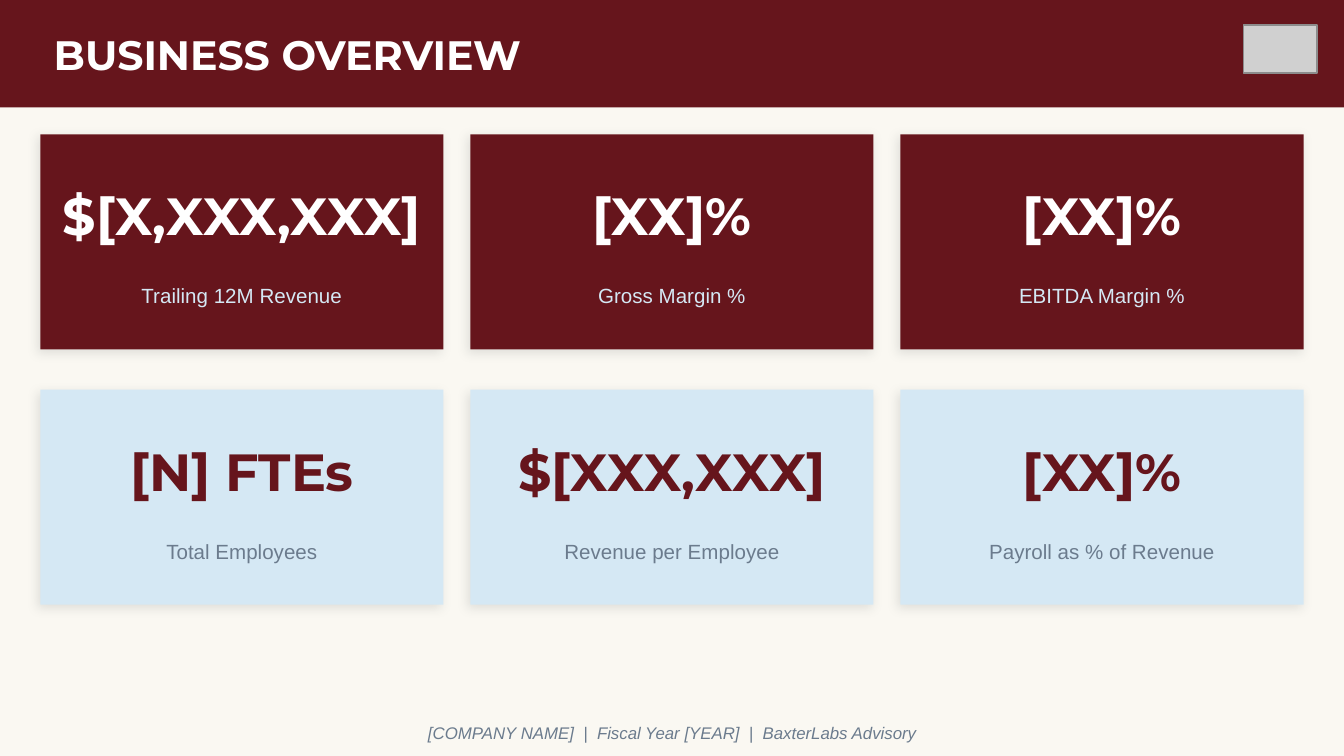
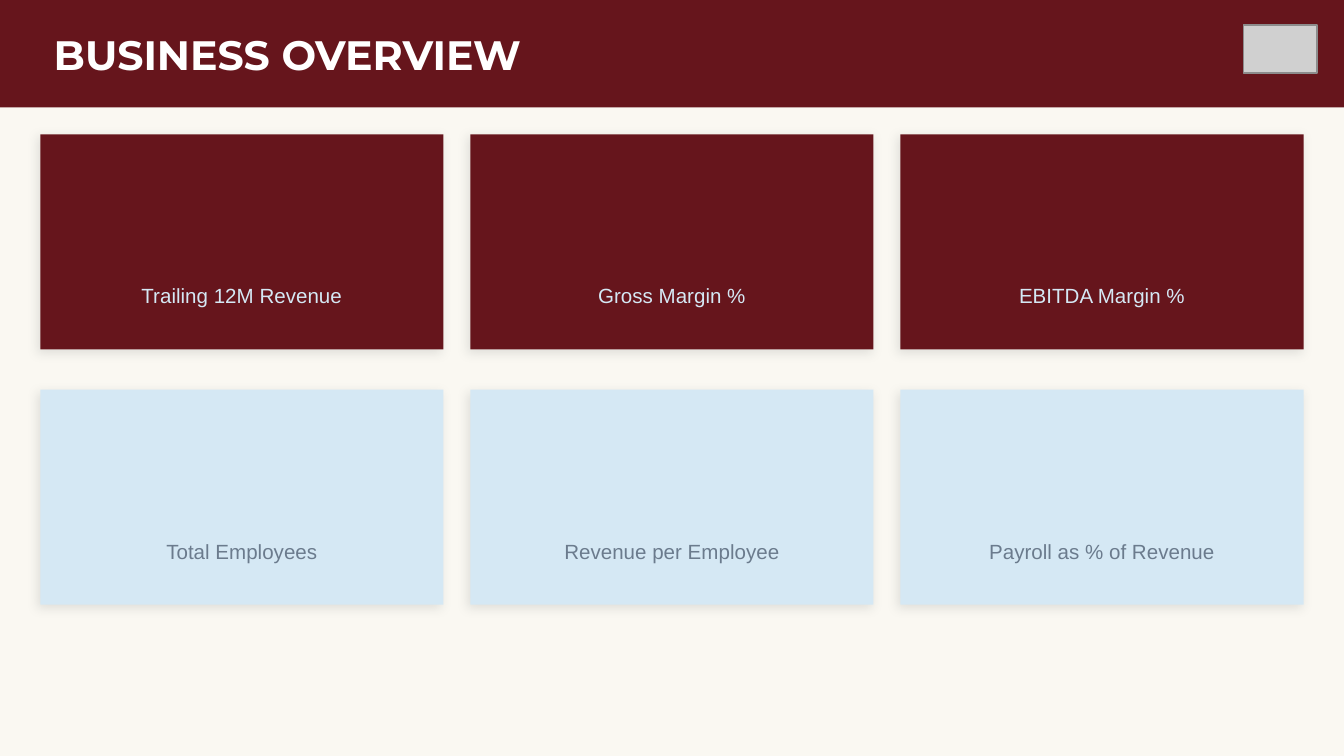
Before and after one commit to baxterlabsai/baxterlabs-static-site, a slide deck: slide 4 of backend/templates/11_Presentation_Deck.pptx. Drawn at 1344x756 pixels with LibreOffice and Linux fonts; fonts in the diff are those of the drawing; grey boxes stand for pictures. Boxes give left, top, right and bottom in pixels: in the first picture for what was removed or moved away, otherwise in the second. Text is boxed around its words. In the diff, an @@ line names an element or a change of style, - is before the commit and + after.

```diff
--- a/backend/templates/11_Presentation_Deck.pptx
+++ b/backend/templates/11_Presentation_Deck.pptx
@@ text removed at <box>63,192,421,245</box> @@
-$[X,XXX,XXX]
@@ text removed at <box>593,196,752,245</box> @@
-[XX]%
@@ text removed at <box>1023,196,1182,245</box> @@
-[XX]%
@@ text removed at <box>518,448,825,501</box> @@
-$[XXX,XXX]
@@ text removed at <box>130,452,353,501</box> @@
-[N] FTEs
@@ text removed at <box>1023,452,1182,501</box> @@
-[XX]%
@@ text removed at <box>428,727,916,743</box> @@
-[COMPANY NAME] | Fiscal Year [YEAR] | BaxterLabs Advisory
```
Also in this commit, not shown: 4 other slides changed, 4 other files.
